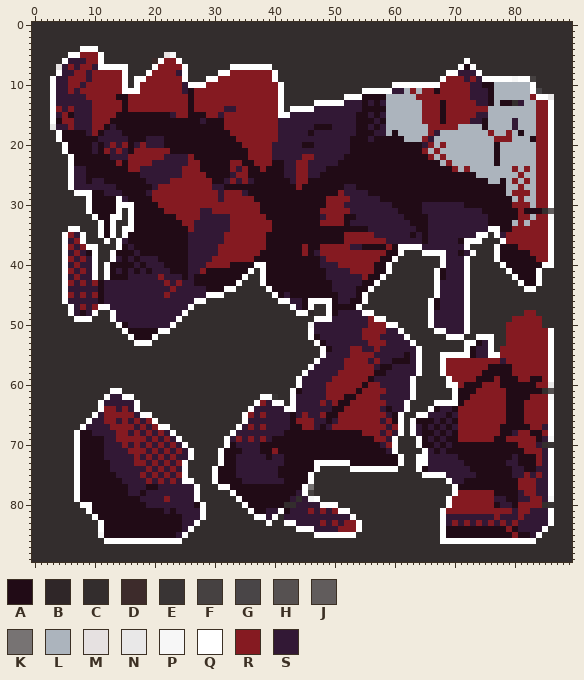
Sprite sheet -- assets/img/TileBarrier_4.png. Above is the file before it was changed.
The file is 90x90 pixels. Pixels under 10% opacity are left out. Colours within 5 levels of each other are drawn and written as one.
Palette (. is transparent): A #210b16  B #2f2628  C #332d2d  D #3d2b2b  E #393434  F #464141  G #494547  H #565151  J #615c5c  K #777373  L #acb4bd  M #e6e1e1  N #e9e8e8  P #f7f7f7  Q #ffffff  R #851a21  S #321835
After:
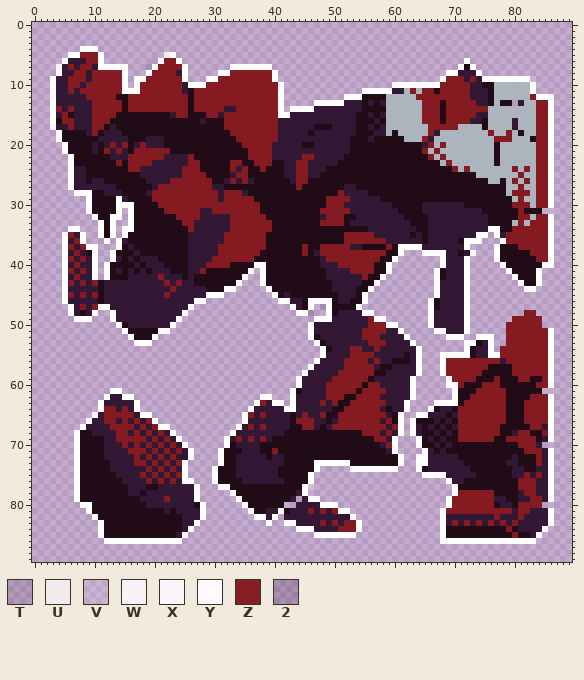
Colours new in this view: T #210b161b  U #f8f2f3e8  V #f4f5f61f  W #ffffffe0  X #ffffffe7  Y #ffffffef  Z #851a21f9  2 #31183531
Message: Barrier and Earth Spritesheets
Changes in this commit:
colour B: #2f2628 -> #200a1534
colour D: #3d2b2b -> #851a2120
colour G: #494547 -> #acb3bc2e
colour H: #565151 -> #ffffff2c
colour J: #615c5c -> #ffffff39
colour K: #777373 -> #ffffff55
colour P: #f7f7f7 -> #fffffff5
Changed rows in their new state; - is a pixel that keeps its letter.
first column x 0:
 0 ..........................................................................................
 1 ..........................................................................................
 2 ..........................................................................................
 3 ..........................................................................................
 4 ........---...............................................................................
 5 ......------..........U-..................................................................
 6 .....-------........-----...............................................-.................
 7 ....W-----------...2------.......-------...............................---................
 8 ....------------...-------.....----------............................------...............
 9 ...-------------.---------...--Z---------...........................---------------V......
10 ...-------------.-------------------------..................------------------------......
11 ...---------------------------------------.............------------------------------.....
12 ...---------------------------------------..........----------------------------------W...
13 ...---------------------------------------.....---------------------------------.------...
14 ...---------------------------------------.--------------------------------------------...
15 ...------------------------------------------------------------------------------------...
16 ...------------------------------------------------------------------------------------...
17 ...W-----------------------------------------------------------------------------------...
18 ....-----------------------------------------------------------------------------------...
19 ....-----------------------------------------------------------------------------------...
20 .....----------------------------------------------------------------------------------...
21 .....----------------------------------------------------------------------------------...
22 ......---------------------------------------------------------------------------------...
23 ......---------------------------------------------------------------------------------...
24 ......---------------------------------------------------------------------------------...
25 ......---------------------------------------------------------------------------------...
26 ......---------------------------------------------------------------------------------...
27 ......---------------------------------------------------------------------------------...
28 .......--------------------------------------------------------------------------------...
29 .........------------------------------------------------------------------------------...
30 .........------------------------------------------------------------------------------...
31 .........------.---------------------------------------------------------------------.-...
32 ..........-----.-----------------------------------------------------------------------...
33 ...........---..-----------------------------------------------------------------------...
34 ......--...---.------------------------------------------------------------------------...
35 .....----..---.-------------------------------------------------------------.----------...
36 .....----...-.-------------------------------------------------------------...---------...
37 .....------...-----------------------------------------------------------....----------...
38 .....------..-------------------------------------------------...---------...----------...
39 .....------..------------------------------------------------.......-----....---------P...
40 .....------.------------------------------------------------........-----.....---------...
41 .....------.-------------------------.----------------------.......------......------.....
42 .....------.------------------------..---------------------........------.......-----.....
43 .....------------------------------...--------------------.........------........----.....
44 .....-----------------------------.....------------------..........------.........--......
45 .....---------------------------........----------------...........------.................
46 .....------------------------............---------------..........-------.................
47 ......---------------------................----.T------...........-------.................
48 ......-----..-------------..................-P-..--------.........-------.........--......
49 .......---...------------......................------------.......-------.......-----.....
50 ..............----------......................---------------.....-------......------.....
51 ...............--------.......................----------------.....------......--------...
52 ................-----.........................-----------------......---..---..--------...
53 .................---...........................-----------------........-----..--------...
54 ................................................-----------------.......-----.---------...
55 ................................................-----------------...-------------------...
56 ...............................................------------------...-------------------...
57 ..............................................-------------------...-------------------...
58 .............................................--------------------...-------------------...
59 ............................................--------------------.....------------------...
60 ............................................--------------------.....-----------------X...
61 .............--............................---------------------......---------------.-...
62 ............-----.....................--...---------------------......-----------------...
63 ...........-------...................-----.--------------------....--------------------...
64 ...........-------..................---------------------------...---------------------...
65 ..........----------...............---------------------------..-----------------------...
66 .........------------..............---------------------------.------------------------...
67 ........---------------...........----------------------------.------------------------...
68 .......-----------------.........-----------------------------.------------------------...
69 .......------------------.......-----------------------------...-----------------------...
70 .......-------------------......-----------------------------...---------------------.....
71 .......--------------------....------------------------------....----------------------...
72 .......--------------------....-------------------------------..-----------------------...
73 .......-------------------.....-------------------------------..-----------------------...
74 .......-------------------....------------------.....--------...-----------------------...
75 .......-------------------....-----------------..................----------------------...
76 .......--------------------...-----------------......................------------------...
77 .......---------------------...----------------.......................-----------------...
78 .......---------------------.....-------------........................-----------------...
79 .......---------------------......----------.--P.....................-----------------Y...
80 ........---------------------......-------..-------..................----------------.....
81 .........--------------------.......-----------------...............-------------------...
82 ..........-------------------........----.------------..............-------------------...
83 ...........-----------------...........-..-------------.............-------------------...
84 ...........----------------.................-----------.............------------------....
85 ...........---------------.....................-------..............-----------------.....
86 ............-------------...........................................----------------......
87 ..........................................................................................
88 ..........................................................................................
89 ..........................................................................................
Boxes around the changes in both pictures, in picture pixels (x1, y1, x2, y2):
changed: (32, 22, 572, 562)
